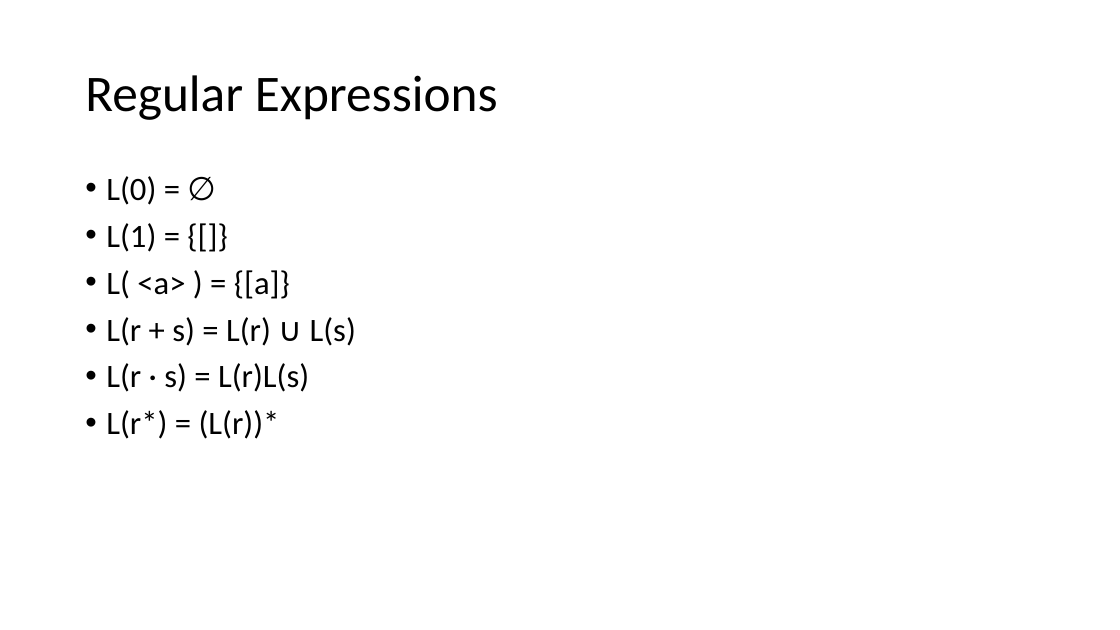
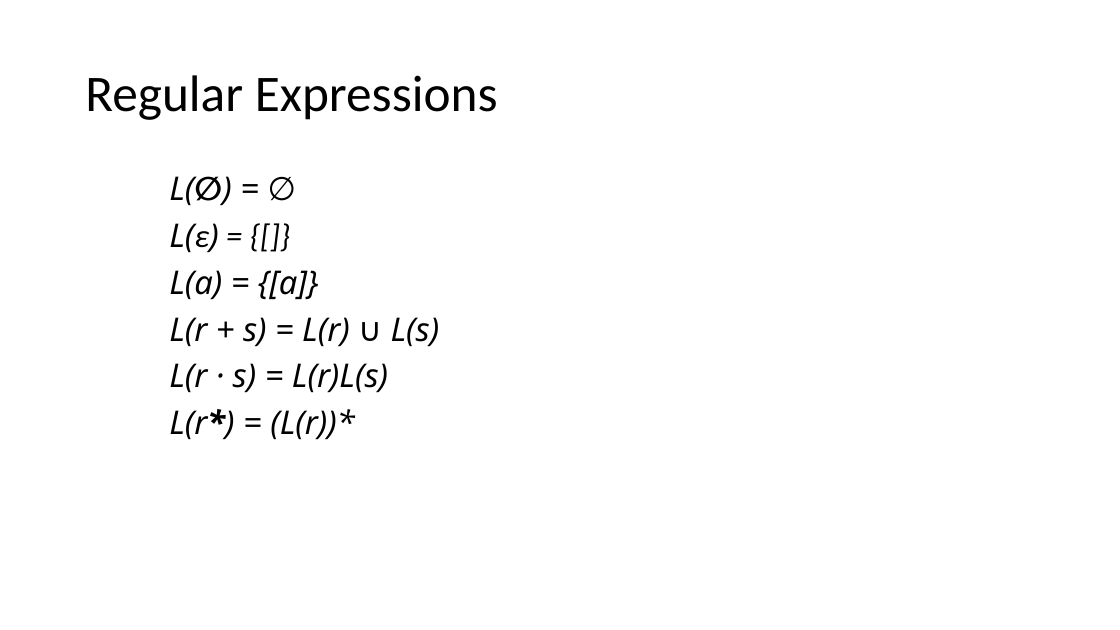
Before and after one commit to Helli/fds_seminar, a slide deck: slide 7 of slides.pptx (slide 6 before the commit). Drawn at 1120x630 pixels with LibreOffice and Linux fonts; fonts in the diff are those of the drawing. Boxes give left, top, right and bottom in pixels: in the first picture for what was removed or moved away, otherwise in the second. Text is boxed around its words. In the diff, an @@ line names an element or a change of style, - is before the commit and + after.

```diff
--- a/slides.pptx
+++ b/slides.pptx
@@ text at [169, 176, 318, 300]: text changed; font Calibri to Noto Sans; italic on @@
-• L(0) = ∅
-• L(1) = {[]}
-• L( <a> ) = {[a]}
+L(∅) = ∅
+L(ε) = {[]}
+L(a) = {[a]}
@@ text at [169, 317, 440, 440]: font Calibri to Noto Sans, italic on in "L(r + s) = L(r) ∪ L(s)", "L(r · s) = L(r)L(s)", "L(r*) = (L(r))*"; bold on in "L(r*)"; bullet • to none @@
```
Also in this commit, not shown: 4 other slides changed, 6 slides added, 7 slides removed, 2 other files.
